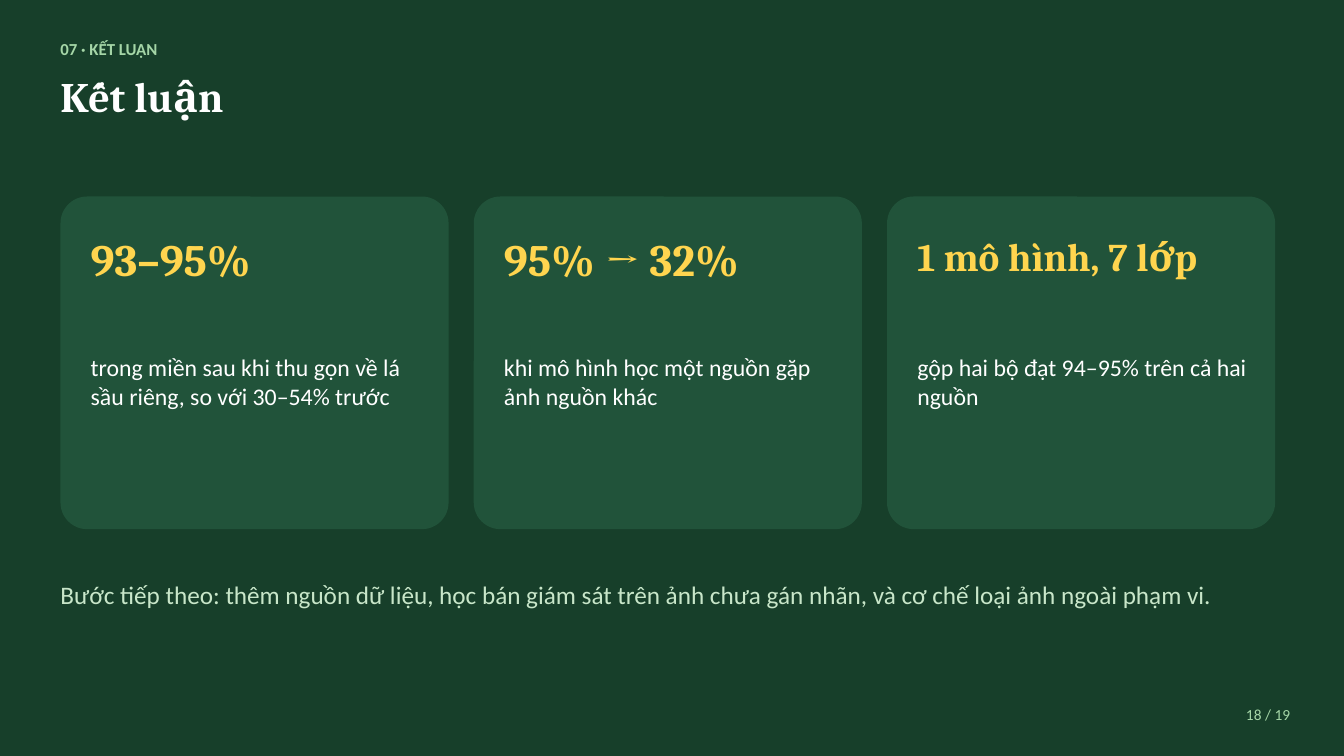
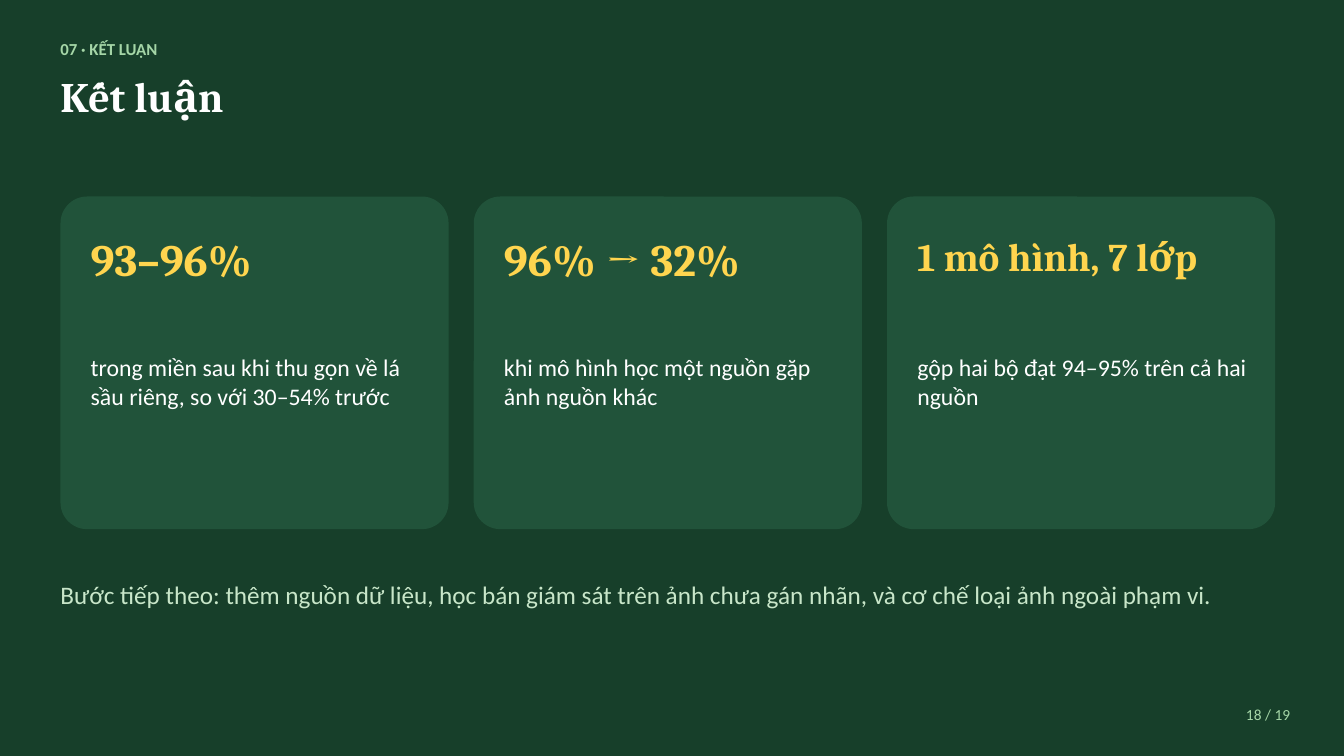
Before and after one commit to vugialinh905-wq/DoAn-HKDN, a slide deck: slide 18 of 02_Slide/Slide_TTTN_V2.pptx. Drawn at 1344x756 pixels with LibreOffice and Linux fonts; fonts in the diff are those of the drawing. Boxes give left, top, right and bottom in pixels: in the first picture for what was removed or moved away, otherwise in the second. Text is boxed around its words. In the diff, an @@ line names an element or a change of style, - is before the commit and + after.

```diff
--- a/02_Slide/Slide_TTTN_V2.pptx
+++ b/02_Slide/Slide_TTTN_V2.pptx
@@ text at (x1=91, y1=245, x2=252, y2=277): text changed @@
-93–95%
+93–96%
@@ text at (x1=504, y1=245, x2=740, y2=277): text changed @@
-95% → 32%
+96% → 32%
```
Also in this commit, not shown: 2 other slides changed, 16 other files.
